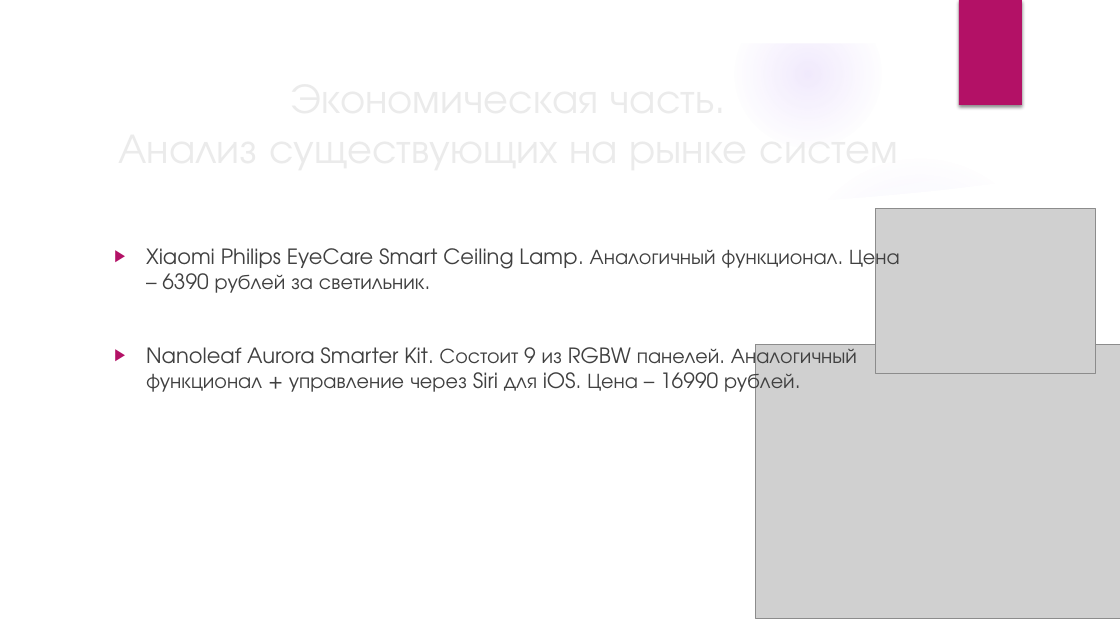
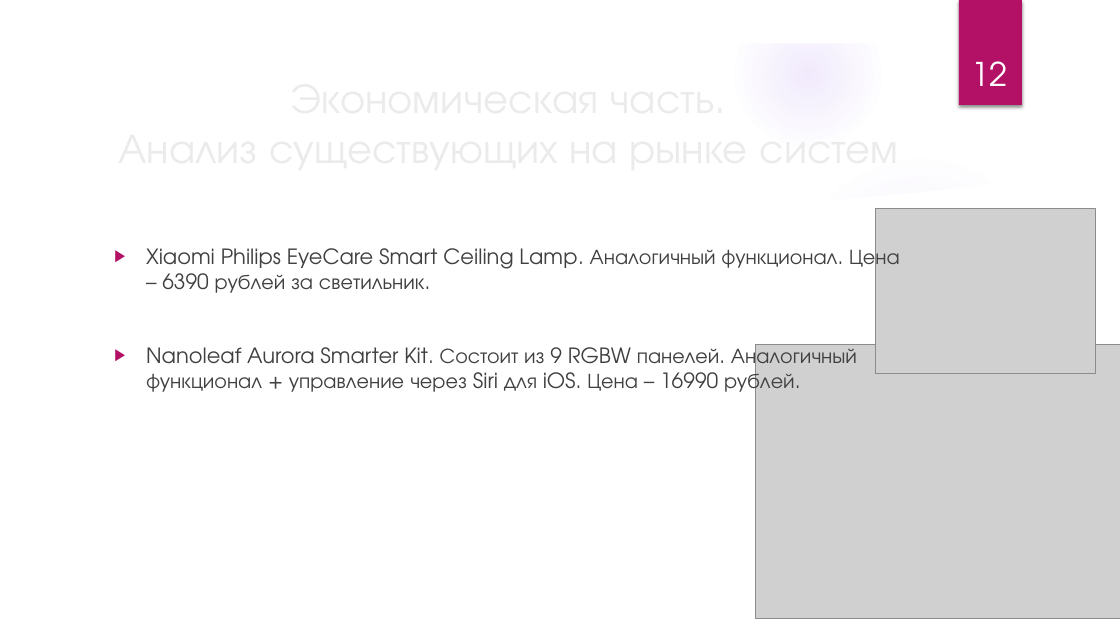
Before and after one commit to VitSaf/kursovaya, a slide deck: slide 12 of диплом.pptx. Drawn at 1120x630 pixels with LibreOffice and Linux fonts; fonts in the diff are those of the drawing; grey boxes stand for pictures; background and template pictures are left out. Boxes give left, top, right and bottom in pixels: in the first picture for what was removed or moved away, otherwise in the second. Text is boxed around its words. In the diff, an @@ line names an element or a change of style, - is before the commit and + after.

```diff
--- a/диплом.pptx
+++ b/диплом.pptx
@@ page number added at (971, 61, 1007, 86), 28 pt, text #FFFFFF @@
+12
@@ text at (146, 344, 857, 394): text changed @@
-▶ Nanoleaf Aurora Smarter Kit. Состоит 9 из RGBW панелей. Аналогичный функционал + управление через Siri для iOS. Цена – 16990 рублей.
+▶ Nanoleaf Aurora Smarter Kit. Состоит из 9 RGBW панелей. Аналогичный функционал + управление через Siri для iOS. Цена – 16990 рублей.
```
Also in this commit, not shown: 13 other slides changed, 1 other file.
